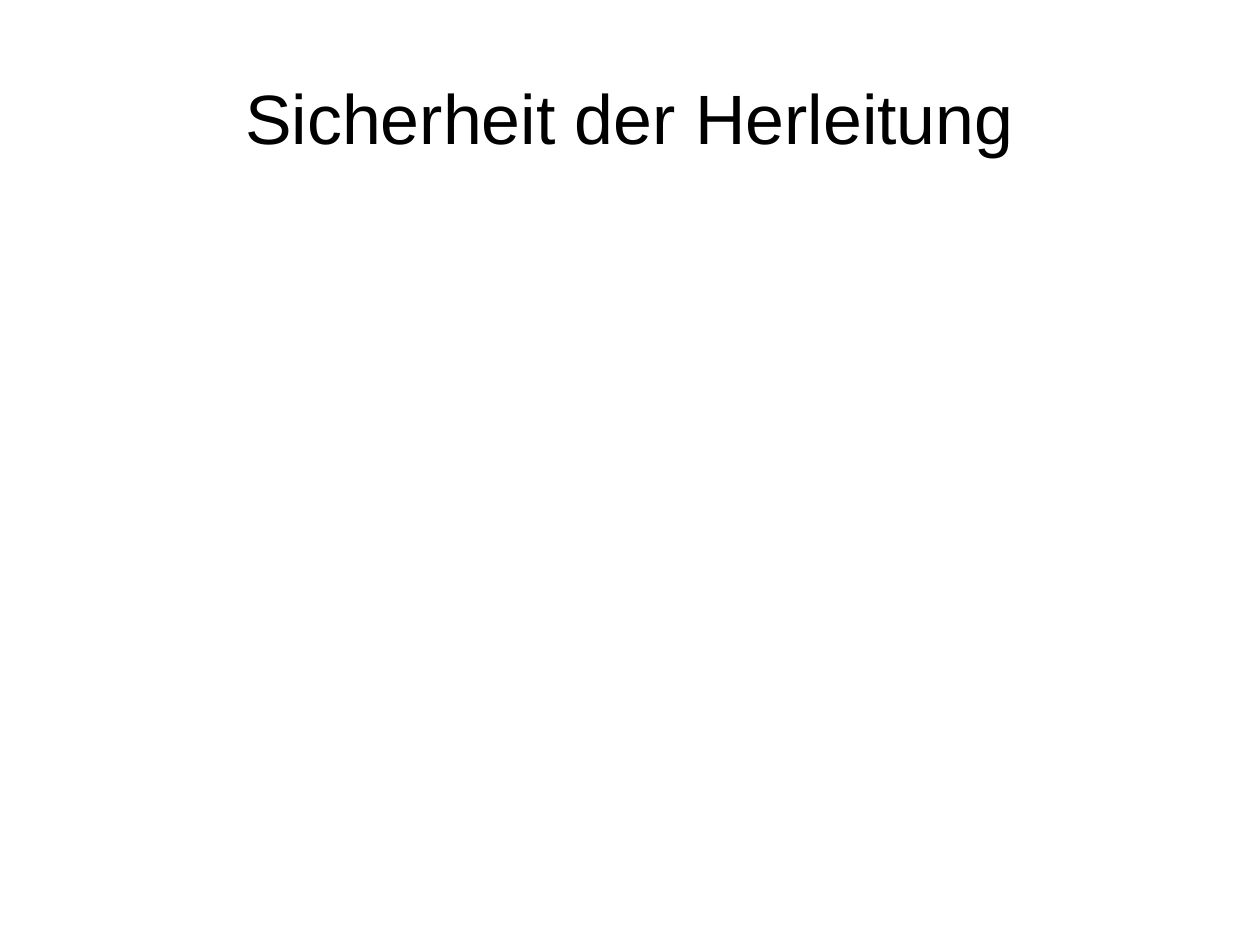
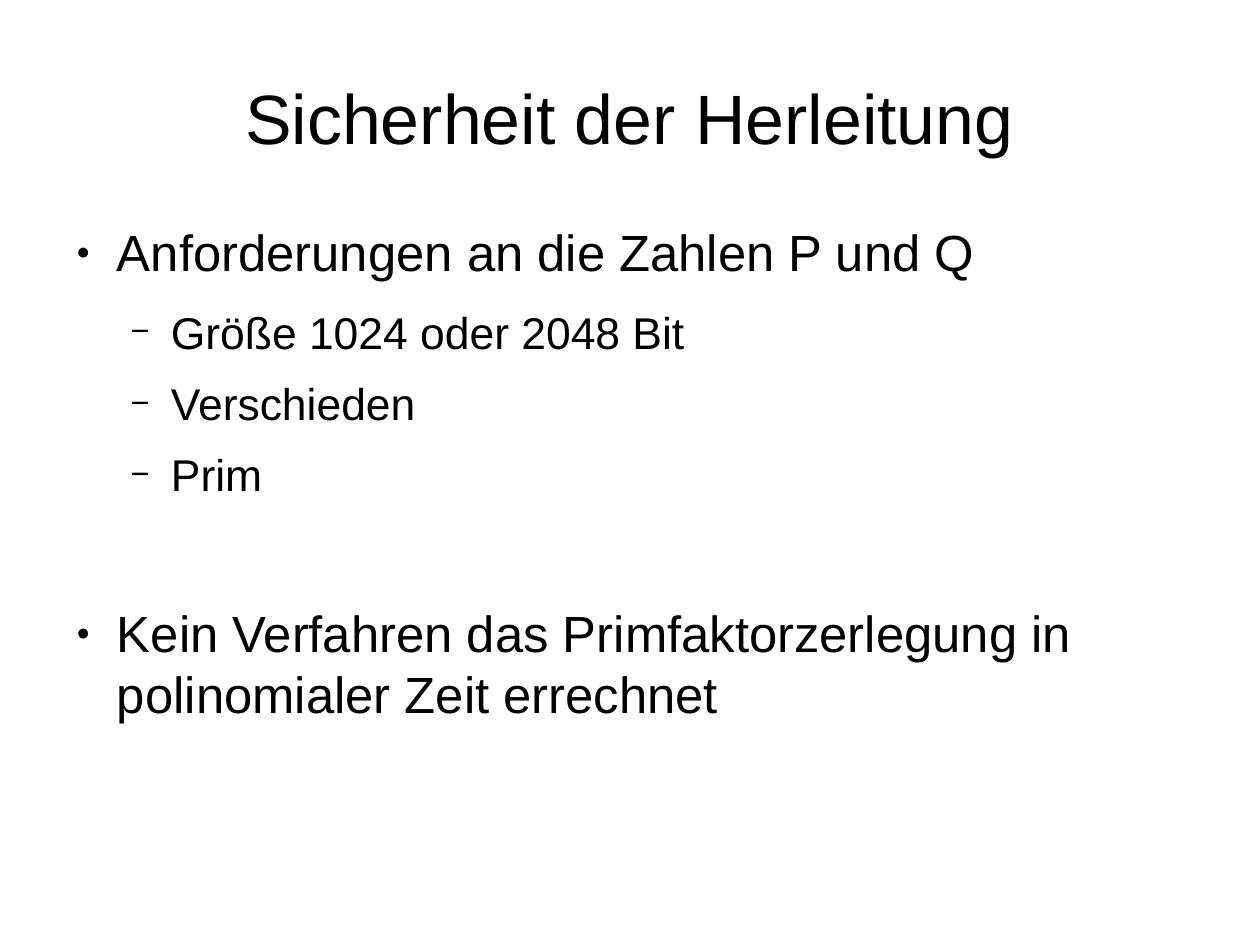
Before and after one commit to stadler-tom/schreibzeug, a slide deck: slide 10 of Presentation/Hauptseminar_RSA.odp (slide 9 before the commit). Drawn at 1260x945 pixels with LibreOffice and Linux fonts; fonts in the diff are those of the drawing. Boxes give left, top, right and bottom in pixels: in the first picture for what was removed or moved away, otherwise in the second. Text is boxed around its words. In the diff, an @@ line names an element or a change of style, - is before the commit and + after.

```diff
--- a/Presentation/Hauptseminar_RSA.odp
+++ b/Presentation/Hauptseminar_RSA.odp
@@ text added at [117, 234, 1071, 724], 32 pt, text #000000 @@
+● Anforderungen an die Zahlen P und Q
+  − Größe 1024 oder 2048 Bit
+  − Verschieden
+  − Prim
+● Kein Verfahren das Primfaktorzerlegung in polinomialer Zeit errechnet
```
Also in this commit, not shown: 1 other slide changed, 12 slides added, 3 slides removed, 1 other file.
